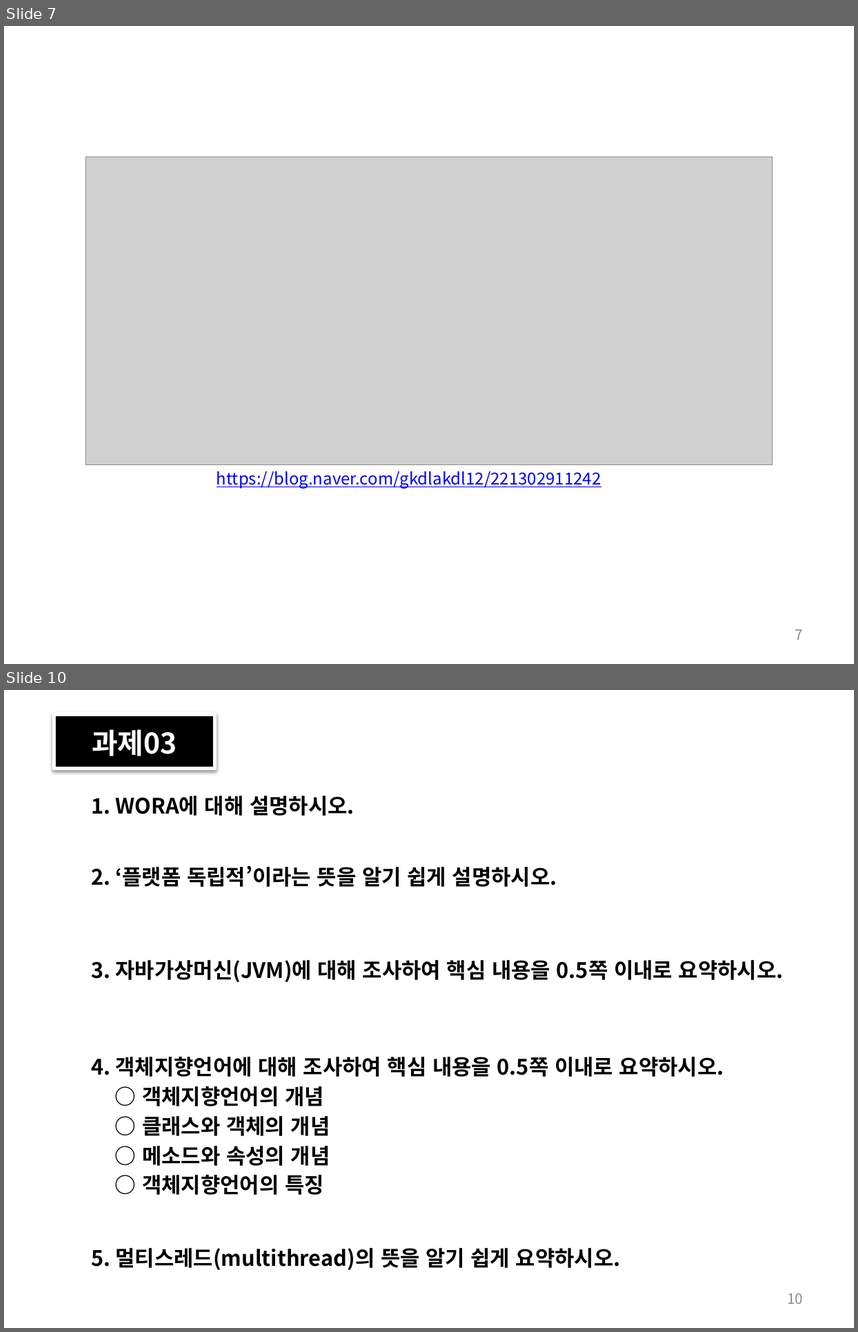
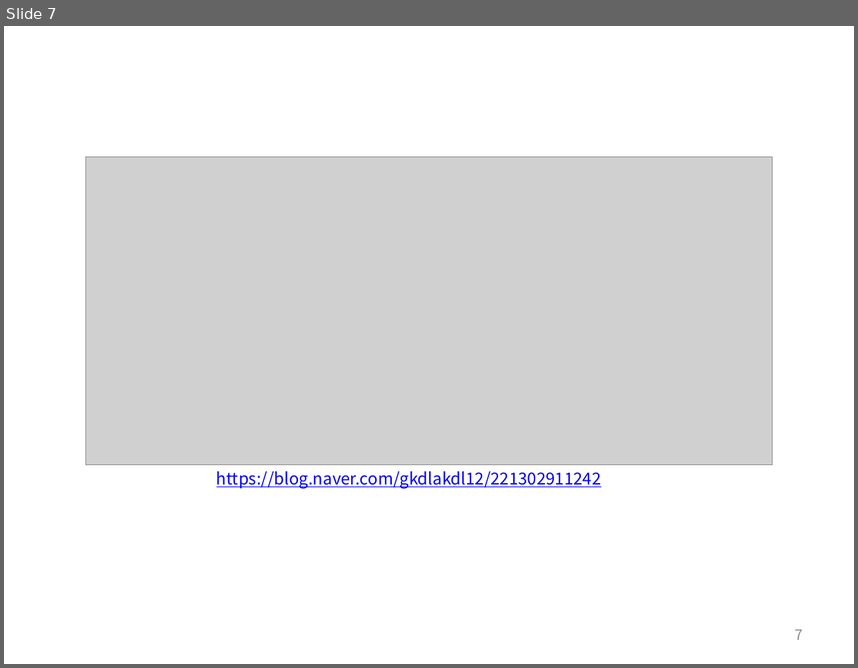
Before and after one commit to histime7/2018JavaClassroom, a slide deck: 수업자료/05_자바 프로그램의 기본 구조.pptx. Shown one above the other, each under a label of ours: slides 7 and 10 before the commit, slide 7 after it; the slides between them are not shown. The pictures are 858x1332 and 858x668 pixels, drawn with LibreOffice and Linux fonts; fonts in the diff are those of the drawing; grey boxes stand for pictures. Boxes give left, top, right and bottom in pixels: in the first picture for what was removed or moved away, otherwise in the second. Text is boxed around its words. In the diff, an @@ line names an element or a change of style, - is before the commit and + after.

```diff
--- a/수업자료/05_자바 프로그램의 기본 구조.pptx
+++ b/수업자료/05_자바 프로그램의 기본 구조.pptx
@@ slide 10 removed at (4,690,854,1328), background #FFFFFF @@
@@ rectangle removed at (54,715,215,769) @@
-과제03
@@ text removed at (91,796,355,816) @@
-1. WORA에 대해 설명하시오.
@@ text removed at (91,866,557,887) @@
-2. ‘플랫폼 독립적’이라는 뜻을 알기 쉽게 설명하시오.
@@ text removed at (91,960,784,982) @@
-3. 자바가상머신(JVM)에 대해 조사하여 핵심 내용을 0.5쪽 이내로 요약하시오.
@@ text removed at (91,1056,724,1194) @@
-4. 객체지향언어에 대해 조사하여 핵심 내용을 0.5쪽 이내로 요약하시오.
-○ 객체지향언어의 개념
-○ 클래스와 객체의 개념
-○ 메소드와 속성의 개념
-○ 객체지향언어의 특징
@@ text removed at (91,1248,621,1270) @@
-5. 멀티스레드(multithread)의 뜻을 알기 쉽게 요약하시오.
@@ page number removed at (787,1293,803,1303) @@
-10
```
Also in this commit, not shown: 1 slide changed, 2 slides added, 3 other slides removed, 12 other files.
